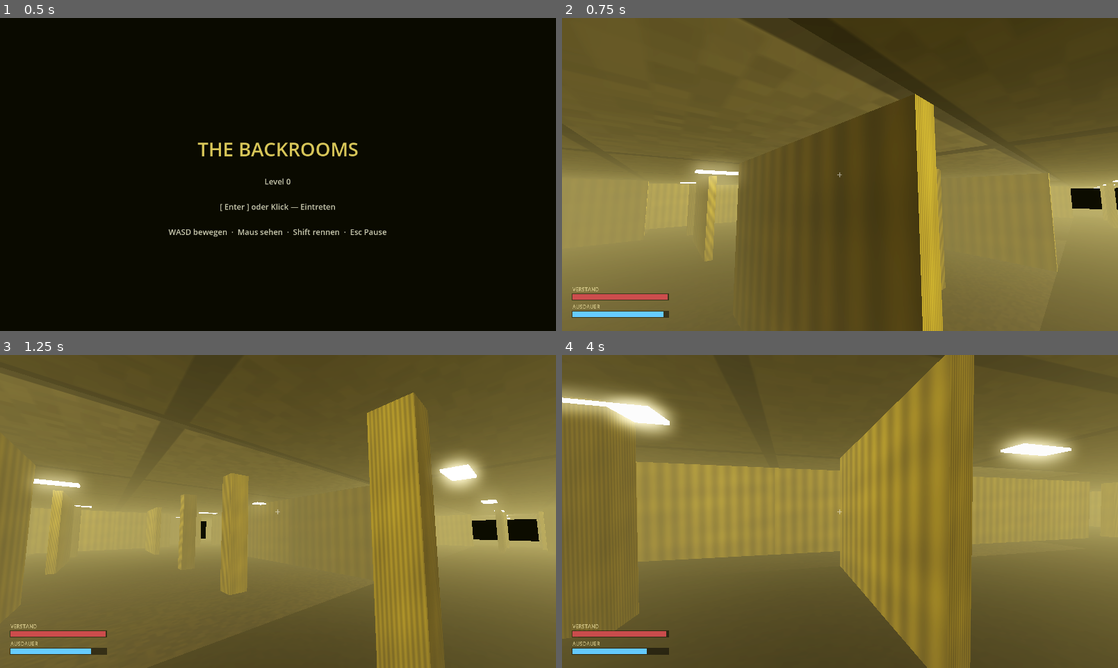
Above: before the commit, frames 1-4 (two rows, left to right).
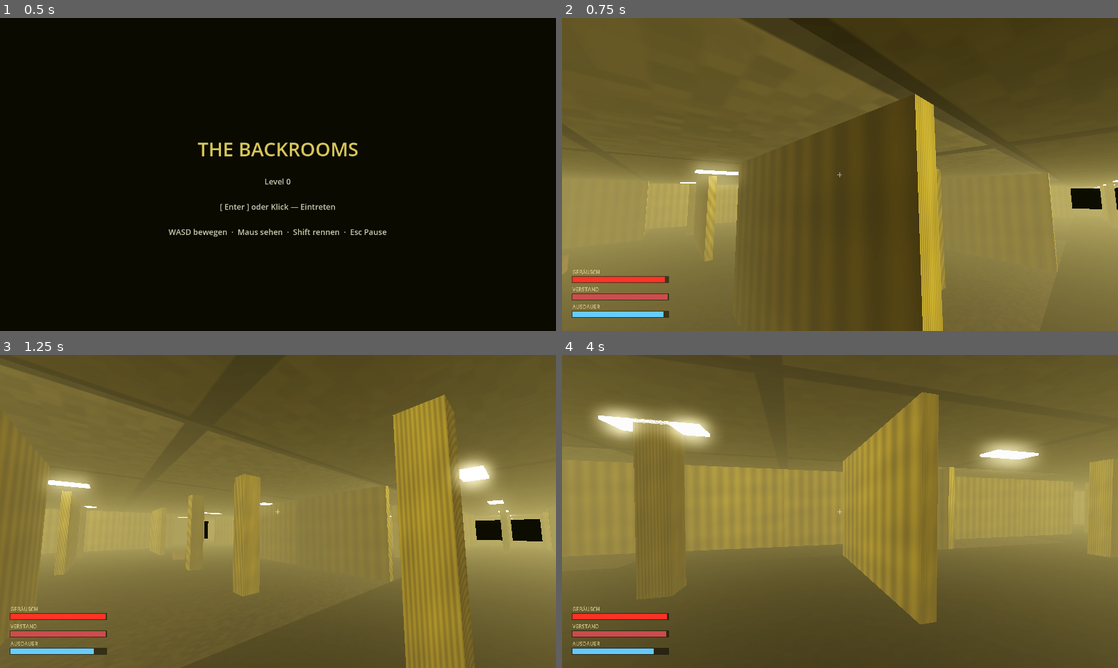
Above: after the commit, the same moments.

Repository: Sili999/The-backrooms
Game: Godot game, scene res://scenes/Main.tscn
Two runs of this game, one before a commit and one after it. Both use one fixed random seed, a clock stepped at 60 frames per second and the inputs below.
Inputs (mouse positions are in pixels of both pictures, inside the frame that each line leads up to):
- Up to frame 1 (0.5 s): no input
- Up to frame 2 (0.75 s): tap Enter at 0.5 s; move the mouse to (962, 158) at 0.52 s; hold D (move_right) from 0.53 s (still down); hold Shift (sprint) from 0.53 s (still down); click (962, 158) at 0.67 s
- Up to frame 3 (1.25 s): keep holding D (move_right); keep holding Shift (sprint); tap Ctrl (crouch, bound only after the commit) at 0.8 s
- Up to frame 4 (4 s): move the mouse to (812, 511) at 1.27 s; release D (move_right) at 1.28 s; release Shift (sprint) at 1.28 s; hold W (move_forward) from 1.28 s (still down); tap Ctrl (crouch, bound only after the commit) at 1.35, 3.05 s; tap C at 1.55, 2.1, 3.8 s; move the mouse to (851, 505) at 2.02 s; hold Shift (sprint) 2.03-2.78 s; move the mouse to (834, 517) at 2.77 s; tap E (interact) at 2.85 s; move the mouse to (878, 514) at 3.52 s; hold Shift (sprint) from 3.53 s (still down)

Frame 1 is identical in both runs. In frame 2, 0.4% of the frame differs, in the area x 0-20%, y 80-85%; in frame 3, 13%; in frame 4, 21%, in the area x 0-100%, y 0-100%.

Commit message:
Erweiterung: Geräusch-/Alarm-System + Stealth (umstoßbare Props)
Neues Gameplay rund um Lärm — realisiert den Backrooms-Kernsatz
"it sure as hell has heard you" (Design-Doku Abschnitt 3/4):

- NoiseManager.gd: Autoload-Singleton "NoiseSystem" mit Geräuschpegel
  (Aufbau/Abbau), Alarmschwelle und Signal alarm_triggered (mit Cooldown)
- KnockableProp.gd: umstoßbare RigidBody3D-Objekte (Kiste/Dose); melden
  beim Anstoßen einen Geräuschausschlag + 3D-Aufprallsound
- Player.gd: Schleichen (Strg/C), Bewegungslärm (Sprint laut, Gehen leise,
  Schleichen fast lautlos), schubst RigidBody-Props per Impuls an
- Entity.gd: Mini-FSM Wandern → Untersuchen → Verfolgen; reagiert auf
  Alarme distanzbasiert und durchsucht den Umkreis der Geräuschquelle
- GameManager.gd: orange GERÄUSCH-HUD-Leiste (rot ab Schwelle), Crouch-
  Eingabe, Pegel-Reset beim (Neu-)Start
- RoomGenerator.gd: streut umstoßbare Props in leere Zellen
- project.godot: Autoload NoiseSystem registriert
- Platzhalter prop_impact.ogg generiert; Doku/Steuerung aktualisiert

Verifiziert mit Godot 4.3 headless: Import + echter Startpfad fehlerfrei;
Logiktest grün (Alarm → INVESTIGATE, Prop-Anstoß erhöht Pegel auf ~59,
crouch<walk<sprint, Lärmraten Sprint>Gehen>Schleichen).

Co-Authored-By: Claude Opus 4.8 <noreply@anthropic.com>
Claude-Session: https://claude.ai/code/session_01SVfKGRZqYwwSdvRXZG1yH5

Diff:
--- a/project.godot
+++ b/project.godot
@@ -12,6 +12,10 @@
 run/main_scene="res://scenes/Main.tscn"
 config/features=PackedStringArray("4.3", "Forward Plus")
 config/icon="res://icon.svg"
+
+[autoload]
+
+NoiseSystem="*res://scripts/NoiseManager.gd"
 
 [display]
 
--- a/scripts/Entity.gd
+++ b/scripts/Entity.gd
@@ -1,19 +1,29 @@
 extends CharacterBody3D
-## Die Bedrohung von Level 0: wandert zufällig umher und verfolgt den Spieler,
-## sobald er in Reichweite ist. Kontakt → Game Over. Kein Kampf möglich —
-## nur Distanz halten, weglaufen, verstecken.
+## Die Bedrohung von Level 0. Mini-Zustandsautomat:
+##   WANDER      – zufälliges Umherwandern
+##   INVESTIGATE – auf Lärm reagieren: zur Geräuschquelle gehen und den Umkreis absuchen
+##   CHASE       – Spieler in Sichtweite verfolgen (Kontakt → Game Over)
+## Kein Kampf möglich — nur Distanz halten, weglaufen, verstecken, LEISE sein.
 
 signal caught_player
 
+enum EState { WANDER, INVESTIGATE, CHASE }
+
 @export var wander_speed: float = 2.2
+@export var investigate_speed: float = 3.4
 @export var chase_speed: float = 5.2
 @export var detection_range: float = 16.0
 @export var catch_range: float = 1.4
+@export var hearing_radius: float = 22.0      # max. Distanz, in der Lärm die Entität erreicht
+@export var investigate_duration: float = 8.0 # Sekunden Suche, bevor zurück zu WANDER
 
 var player: CharacterBody3D
+var _state: int = EState.WANDER
 var _gravity: float = ProjectSettings.get_setting("physics/3d/default_gravity", 14.0)
 var _wander_dir: Vector3 = Vector3.FORWARD
 var _wander_timer: float = 0.0
+var _investigate_pos: Vector3 = Vector3.ZERO
+var _investigate_timer: float = 0.0
 var _sound: AudioStreamPlayer3D
 
 
@@ -29,6 +39,8 @@
 			if stream is AudioStreamOggVorbis:
 				(stream as AudioStreamOggVorbis).loop = true
 			_sound.play()
+	# Auf Lärm-Alarme des Geräusch-Systems hören
+	NoiseSystem.alarm_triggered.connect(_on_alarm)
 	_pick_new_wander_dir()
 
 
@@ -47,6 +59,16 @@
 	add_child(mesh)
 
 
+func _on_alarm(pos: Vector3, _loudness: float) -> void:
+	# Beim Verfolgen ignorieren; sonst nur, wenn der Lärm nah genug ist.
+	if _state == EState.CHASE:
+		return
+	if global_position.distance_to(pos) <= hearing_radius:
+		_state = EState.INVESTIGATE
+		_investigate_pos = pos
+		_investigate_timer = investigate_duration
+
+
 func _physics_process(delta: float) -> void:
 	if not is_instance_valid(player):
 		return
@@ -60,40 +82,74 @@
 	to_player.y = 0.0
 	var dist := to_player.length()
 
-	var horizontal: Vector3
+	# --- Zustandsübergänge ---
 	if dist < detection_range:
-		# Verfolgen
-		horizontal = to_player.normalized() * chase_speed
-		# der Spieler hört die Bedrohung näherkommen
-		if _sound and dist < detection_range:
-			_sound.unit_size = 6.0
-	else:
-		# Wandern
-		_wander_timer -= delta
-		if _wander_timer <= 0.0:
-			_pick_new_wander_dir()
-		horizontal = _wander_dir * wander_speed
+		_state = EState.CHASE
+	elif _state == EState.CHASE:
+		# Spieler verloren → letzte Position untersuchen
+		_state = EState.INVESTIGATE
+		_investigate_pos = player.global_position
+		_investigate_timer = investigate_duration
+
+	# --- Bewegung nach Zustand ---
+	var horizontal := Vector3.ZERO
+	match _state:
+		EState.CHASE:
+			horizontal = to_player.normalized() * chase_speed
+			if _sound:
+				_sound.unit_size = 6.0
+		EState.INVESTIGATE:
+			horizontal = _update_investigate(delta)
+			if _sound:
+				_sound.unit_size = 3.0
+		_:
+			_wander_timer -= delta
+			if _wander_timer <= 0.0:
+				_pick_new_wander_dir()
+			horizontal = _wander_dir * wander_speed
+			if _sound:
+				_sound.unit_size = 1.0
 
 	velocity.x = horizontal.x
 	velocity.z = horizontal.z
 
-	# Zum Spieler/zur Laufrichtung ausrichten
+	# Zur Laufrichtung ausrichten
 	var look := horizontal
 	look.y = 0.0
 	if look.length() > 0.05:
-		var target := global_position + look
-		look_at(Vector3(target.x, global_position.y, target.z), Vector3.UP)
+		var t := global_position + look
+		look_at(Vector3(t.x, global_position.y, t.z), Vector3.UP)
 
 	move_and_slide()
 
-	# Bei Kollision mit Wand neue Wanderrichtung wählen
-	if get_slide_collision_count() > 0 and dist >= detection_range:
+	# Bei Wandkollision (nicht im Chase) neue Richtung wählen
+	if get_slide_collision_count() > 0 and _state == EState.WANDER:
 		_pick_new_wander_dir()
 
 	if dist <= catch_range:
 		emit_signal("caught_player")
 
 
+func _update_investigate(delta: float) -> Vector3:
+	_investigate_timer -= delta
+	if _investigate_timer <= 0.0:
+		_state = EState.WANDER
+		_pick_new_wander_dir()
+		return _wander_dir * wander_speed
+
+	var to_target := _investigate_pos - global_position
+	to_target.y = 0.0
+	if to_target.length() > 2.0:
+		# noch unterwegs zur Geräuschquelle
+		return to_target.normalized() * investigate_speed
+	else:
+		# am Ziel angekommen → Umkreis absuchen (gelegentlich Richtung wechseln)
+		_wander_timer -= delta
+		if _wander_timer <= 0.0:
+			_pick_new_wander_dir()
+		return _wander_dir * wander_speed
+
+
 func _pick_new_wander_dir() -> void:
 	var ang := randf() * TAU
 	_wander_dir = Vector3(cos(ang), 0, sin(ang)).normalized()
--- a/scripts/GameManager.gd
+++ b/scripts/GameManager.gd
@@ -24,6 +24,7 @@
 var pause_panel: Control
 var stamina_bar: ColorRect
 var sanity_bar: ColorRect
+var noise_bar: ColorRect
 var vignette: ColorRect
 var hum_player: AudioStreamPlayer
 var stinger_player: AudioStreamPlayer
@@ -50,7 +51,8 @@
 	_add_action("move_left", [KEY_A, KEY_LEFT])
 	_add_action("move_right", [KEY_D, KEY_RIGHT])
 	_add_action("interact", [KEY_E])
-	_add_key_action("sprint", KEY_SHIFT)
+	_add_action("sprint", [KEY_SHIFT])
+	_add_action("crouch", [KEY_CTRL, KEY_C])
 	_add_key_action("pause", KEY_ESCAPE)
 
 
@@ -154,6 +156,12 @@
 	hud.add_child(_bar_bg(sanity_bar))
 	hud.add_child(sanity_bar)
 
+	# Geräusch-Leiste
+	hud.add_child(_make_label("GERÄUSCH", Vector2(24, -144), Control.PRESET_BOTTOM_LEFT))
+	noise_bar = _make_bar(Vector2(24, -124), Color(0.95, 0.6, 0.2), Control.PRESET_BOTTOM_LEFT)
+	hud.add_child(_bar_bg(noise_bar))
+	hud.add_child(noise_bar)
+
 	# Tunnelblick-Vignette (verdunkelt bei niedrigem Verstand)
 	vignette = ColorRect.new()
 	vignette.set_anchors_preset(Control.PRESET_FULL_RECT)
@@ -256,6 +264,9 @@
 
 
 func start_game() -> void:
+	# Geräuschpegel zurücksetzen
+	NoiseSystem.reset()
+
 	# Falls Neustart: alte Welt entfernen
 	if is_instance_valid(player):
 		player.queue_free()
@@ -380,3 +391,11 @@
 	var stam_max: float = player.get("stamina_max")
 	if stam_max > 0.0:
 		stamina_bar.size.x = 220.0 * clampf(stam / stam_max, 0.0, 1.0)
+
+	# Geräusch-Anzeige (rot eingefärbt, sobald die Alarmschwelle überschritten ist)
+	var nlevel: float = NoiseSystem.level
+	noise_bar.size.x = 220.0 * clampf(nlevel / NoiseSystem.max_level, 0.0, 1.0)
+	if nlevel >= NoiseSystem.alarm_threshold:
+		noise_bar.color = Color(1.0, 0.2, 0.15)
+	else:
+		noise_bar.color = Color(0.95, 0.6, 0.2)
--- /dev/null
+++ b/scripts/KnockableProp.gd
@@ -0,0 +1,73 @@
+extends RigidBody3D
+## Umstoßbares Physik-Objekt (Kiste/Dose/Eimer). Wird der Prop angestoßen und
+## bewegt sich schneller als ein Schwellwert, meldet er einen Geräuschausschlag
+## an das NoiseSystem und spielt einen 3D-Aufprallsound.
+
+@export var noise_amount: float = 50.0
+@export var motion_threshold: float = 1.2   # Mindestgeschwindigkeit für "angestoßen"
+@export var report_cooldown: float = 0.6
+@export var kind: int = 0                    # 0 = Kiste, 1 = Dose/Zylinder
+
+var _cooldown: float = 0.0
+var _impact: AudioStreamPlayer3D
+
+
+func _ready() -> void:
+	add_to_group("prop")
+	can_sleep = true
+	mass = 2.0
+	collision_layer = 1
+	collision_mask = 1
+	_build_body()
+	_impact = AudioStreamPlayer3D.new()
+	_impact.max_distance = 28.0
+	add_child(_impact)
+	var p := "res://assets/audio/prop_impact.ogg"
+	if ResourceLoader.exists(p):
+		_impact.stream = load(p) as AudioStream
+
+
+func _build_body() -> void:
+	var mesh := MeshInstance3D.new()
+	var shape := CollisionShape3D.new()
+	var mat := StandardMaterial3D.new()
+	mat.roughness = 0.9
+
+	if kind == 1:
+		# Dose / kleiner Zylinder
+		var cyl := CylinderMesh.new()
+		cyl.top_radius = 0.18
+		cyl.bottom_radius = 0.18
+		cyl.height = 0.42
+		mesh.mesh = cyl
+		var cs := CylinderShape3D.new()
+		cs.radius = 0.18
+		cs.height = 0.42
+		shape.shape = cs
+		mat.albedo_color = Color(0.45, 0.42, 0.30)
+	else:
+		# Pappkiste
+		var box := BoxMesh.new()
+		box.size = Vector3(0.5, 0.5, 0.5)
+		mesh.mesh = box
+		var bs := BoxShape3D.new()
+		bs.size = Vector3(0.5, 0.5, 0.5)
+		shape.shape = bs
+		mat.albedo_color = Color(0.55, 0.43, 0.26)
+
+	mesh.material_override = mat
+	add_child(mesh)
+	add_child(shape)
+
+
+func _physics_process(delta: float) -> void:
+	if _cooldown > 0.0:
+		_cooldown -= delta
+	var spd := linear_velocity.length()
+	if spd > motion_threshold and _cooldown <= 0.0:
+		_cooldown = report_cooldown
+		var loud := noise_amount * clampf(spd / 4.0, 0.4, 1.5)
+		NoiseSystem.emit_noise(global_position, loud)
+		if _impact and _impact.stream:
+			_impact.pitch_scale = randf_range(0.9, 1.15)
+			_impact.play()
--- /dev/null
+++ b/scripts/NoiseManager.gd
@@ -0,0 +1,40 @@
+extends Node
+## Zentrales Geräusch-System ("Ohr der Welt").
+## Als Autoload-Singleton unter dem Namen NoiseSystem registriert
+## (NICHT "Noise" — das ist eine eingebaute Godot-Klasse).
+##
+## Props und Spieler melden Lärm über emit_noise(). Der Pegel baut sich über
+## Zeit wieder ab. Überschreitet er die Schwelle, wird einmalig (mit Cooldown)
+## das Signal alarm_triggered ausgelöst — die Entität reagiert darauf.
+
+signal alarm_triggered(position: Vector3, loudness: float)
+
+@export var max_level: float = 100.0
+@export var alarm_threshold: float = 60.0
+@export var decay_per_sec: float = 25.0
+@export var alarm_cooldown: float = 2.5
+
+var level: float = 0.0
+var last_noise_pos: Vector3 = Vector3.ZERO
+var _cooldown: float = 0.0
+
+
+func emit_noise(pos: Vector3, amount: float) -> void:
+	level = minf(max_level, level + amount)
+	last_noise_pos = pos
+	if level >= alarm_threshold and _cooldown <= 0.0:
+		_cooldown = alarm_cooldown
+		alarm_triggered.emit(pos, level)
+
+
+func reset() -> void:
+	level = 0.0
+	_cooldown = 0.0
+	last_noise_pos = Vector3.ZERO
+
+
+func _process(delta: float) -> void:
+	if level > 0.0:
+		level = maxf(0.0, level - decay_per_sec * delta)
+	if _cooldown > 0.0:
+		_cooldown -= delta
--- a/scripts/Player.gd
+++ b/scripts/Player.gd
@@ -4,13 +4,23 @@
 
 @export var walk_speed: float = 4.0
 @export var sprint_speed: float = 7.0
+@export var crouch_speed: float = 2.0
 @export var mouse_sensitivity: float = 0.0025
 @export var accel: float = 12.0
+@export var push_strength: float = 2.5     # Impuls, mit dem Props angestoßen werden
 
 @export var stamina_max: float = 100.0
 var stamina: float = 100.0
 @export var stamina_drain: float = 22.0   # pro Sekunde beim Rennen
 @export var stamina_regen: float = 14.0   # pro Sekunde in Ruhe
+
+# Bewegungslärm pro Sekunde (siehe NoiseSystem)
+@export var noise_sprint: float = 55.0
+@export var noise_walk: float = 12.0
+@export var noise_crouch: float = 2.0
+
+const HEAD_HEIGHT_STAND: float = 1.6
+const HEAD_HEIGHT_CROUCH: float = 1.15
 
 var _head: Node3D
 var _camera: Camera3D
@@ -19,6 +29,7 @@
 var _gravity: float = ProjectSettings.get_setting("physics/3d/default_gravity", 14.0)
 var _bob_time: float = 0.0
 var _step_accum: float = 0.0
+var _crouching: bool = false
 
 
 func _ready() -> void:
@@ -52,14 +63,17 @@
 	var input_dir := Input.get_vector("move_left", "move_right", "move_forward", "move_back")
 	var direction := (transform.basis * Vector3(input_dir.x, 0, input_dir.y)).normalized()
 
-	# Sprint + Ausdauer
+	# Schleichen / Sprint + Ausdauer
+	_crouching = Input.is_action_pressed("crouch")
 	var moving := direction.length() > 0.1
-	var wants_sprint := Input.is_action_pressed("sprint") and moving and stamina > 0.0
+	var wants_sprint := Input.is_action_pressed("sprint") and moving and stamina > 0.0 and not _crouching
 	var speed := walk_speed
 	if wants_sprint:
 		speed = sprint_speed
 		stamina = maxf(0.0, stamina - stamina_drain * delta)
 	else:
+		if _crouching:
+			speed = crouch_speed
 		stamina = minf(stamina_max, stamina + stamina_regen * delta)
 
 	# Horizontale Bewegung mit etwas Beschleunigung
@@ -69,18 +83,45 @@
 
 	move_and_slide()
 
+	_push_rigid_props()
+	_emit_movement_noise(delta, moving, wants_sprint)
 	_apply_headbob(delta, moving, speed)
 	_handle_footsteps(delta, moving, speed)
 
 
+func _push_rigid_props() -> void:
+	# CharacterBody3D schiebt RigidBodies in Godot 4 nicht automatisch — manuell anstoßen.
+	for i in get_slide_collision_count():
+		var col := get_slide_collision(i)
+		var collider := col.get_collider()
+		if collider is RigidBody3D:
+			var push_dir := -col.get_normal()
+			push_dir.y = 0.0
+			if push_dir.length() > 0.01:
+				(collider as RigidBody3D).apply_central_impulse(push_dir.normalized() * push_strength)
+
+
+func _emit_movement_noise(delta: float, moving: bool, sprinting: bool) -> void:
+	if not (moving and is_on_floor()):
+		return
+	var rate := noise_walk
+	if sprinting:
+		rate = noise_sprint
+	elif _crouching:
+		rate = noise_crouch
+	NoiseSystem.emit_noise(global_position, rate * delta)
+
+
 func _apply_headbob(delta: float, moving: bool, speed: float) -> void:
+	var base_y := HEAD_HEIGHT_CROUCH if _crouching else HEAD_HEIGHT_STAND
 	if moving and is_on_floor():
 		_bob_time += delta * speed * 1.6
 		var bob_y := sin(_bob_time) * 0.045
 		var bob_x := cos(_bob_time * 0.5) * 0.03
-		_head.position = Vector3(bob_x, 1.6 + bob_y, 0)
+		var target := Vector3(bob_x, base_y + bob_y, 0)
+		_head.position = _head.position.lerp(target, delta * 10.0)
 	else:
-		_head.position = _head.position.lerp(Vector3(0, 1.6, 0), delta * 6.0)
+		_head.position = _head.position.lerp(Vector3(0, base_y, 0), delta * 6.0)
 
 
 func _handle_footsteps(delta: float, moving: bool, speed: float) -> void:
--- a/scripts/RoomGenerator.gd
+++ b/scripts/RoomGenerator.gd
@@ -9,6 +9,7 @@
 @export var wall_height: float = 3.0
 @export var view_radius: int = 2        # geladene Chunks um den Spieler (in jede Richtung)
 @export var wall_density: float = 0.42  # Anteil Zellen mit Wandsegment
+@export var prop_density: float = 0.07  # Anteil leerer Zellen mit umstoßbarem Prop
 @export var world_seed: int = 1337
 
 var player: CharacterBody3D
@@ -20,6 +21,7 @@
 var _mat_light: StandardMaterial3D
 
 const FLICKER := preload("res://scripts/FlickerLight.gd")
+const PROP := preload("res://scripts/KnockableProp.gd")
 
 
 func _ready() -> void:
@@ -116,6 +118,10 @@
 					Vector3(0.5, wall_height, 0.5),
 					cell_center + Vector3(0, wall_height * 0.5, 0), _mat_wall, true))
 
+			elif rng.randf() < prop_density:
+				# leere Zelle: gelegentlich ein umstoßbares Objekt
+				_add_prop(chunk, cell_center, rng)
+
 			# Deckenlampe in regelmäßigem Raster
 			var gx := coord.x * chunk_cells + ix
 			var gz := coord.y * chunk_cells + iz
@@ -172,6 +178,14 @@
 	parent.add_child(light)
 
 
+func _add_prop(parent: Node3D, cell_center: Vector3, rng: RandomNumberGenerator) -> void:
+	var prop = PROP.new()
+	prop.kind = 1 if rng.randf() < 0.4 else 0
+	prop.position = cell_center + Vector3(
+		rng.randf_range(-1.0, 1.0), 0.4, rng.randf_range(-1.0, 1.0))
+	parent.add_child(prop)
+
+
 func _cell_seed(gx: int, gz: int) -> int:
 	# deterministischer Hash aus globalen Zellkoordinaten + Welt-Seed
 	var h := world_seed
Not shown, added: assets/audio/prop_impact.ogg.import
Not shown, changed: README.md
Not shown, changed: SETUP.md
Not shown, changed: assets/README.md
Not shown, added: assets/audio/prop_impact.ogg
Not shown, changed: docs/ASSETS.md
